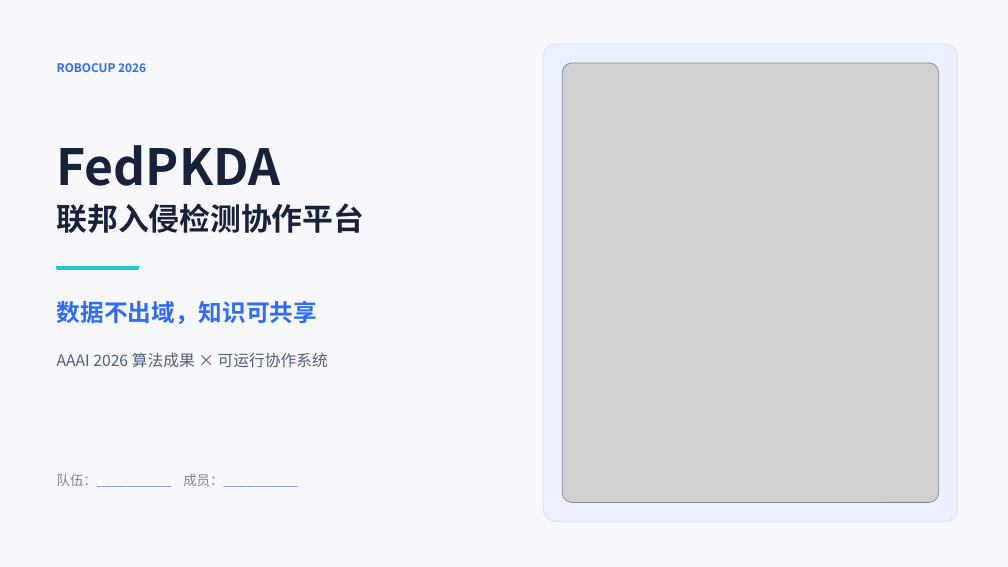
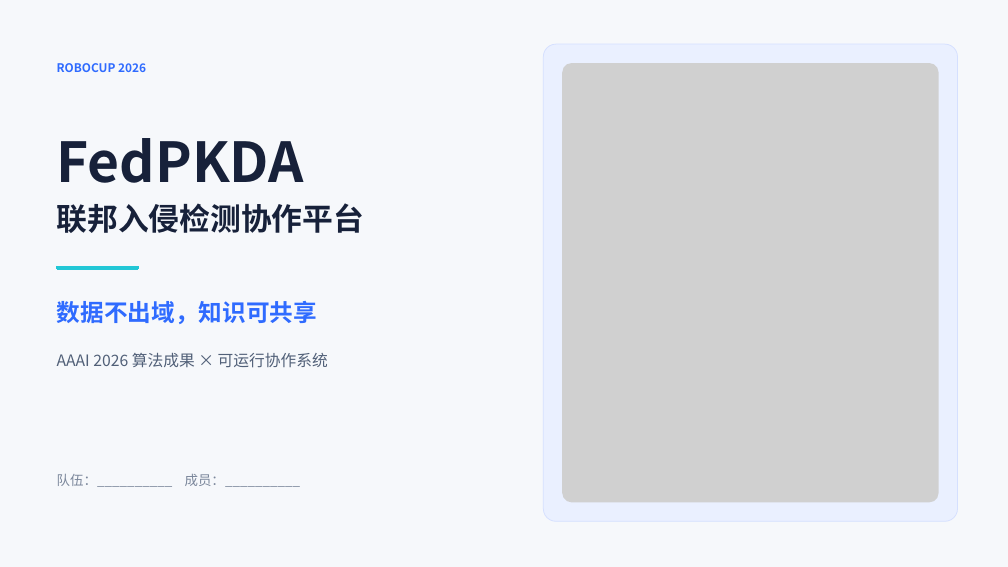
Before and after one commit to IridiumNan/FedPKDA-robocup, a slide deck: slide 1 of ppt/FedPKDA_RoboCup_presentation.pptx. Drawn at 1008x567 pixels with LibreOffice and Linux fonts; fonts in the diff are those of the drawing; grey boxes stand for pictures. Boxes give left, top, right and bottom in pixels: in the first picture for what was removed or moved away, otherwise in the second. Text is boxed around its words. In the diff, an @@ line names an element or a change of style, - is before the commit and + after.

```diff
--- a/ppt/FedPKDA_RoboCup_presentation.pptx
+++ b/ppt/FedPKDA_RoboCup_presentation.pptx
@@ rounded rectangle at [544,44,958,521]: outline #D5E0FF 0.75 pt to #D5E0FF 0.74 pt @@
@@ text "FedPKDA" at [57,138,304,183]: size 47.5 to 52.5 pt; line spacing 1.08 to 0.98 @@
```
Also in this commit, not shown: 11 other slides changed, 8 slides added, 3 slides removed.
